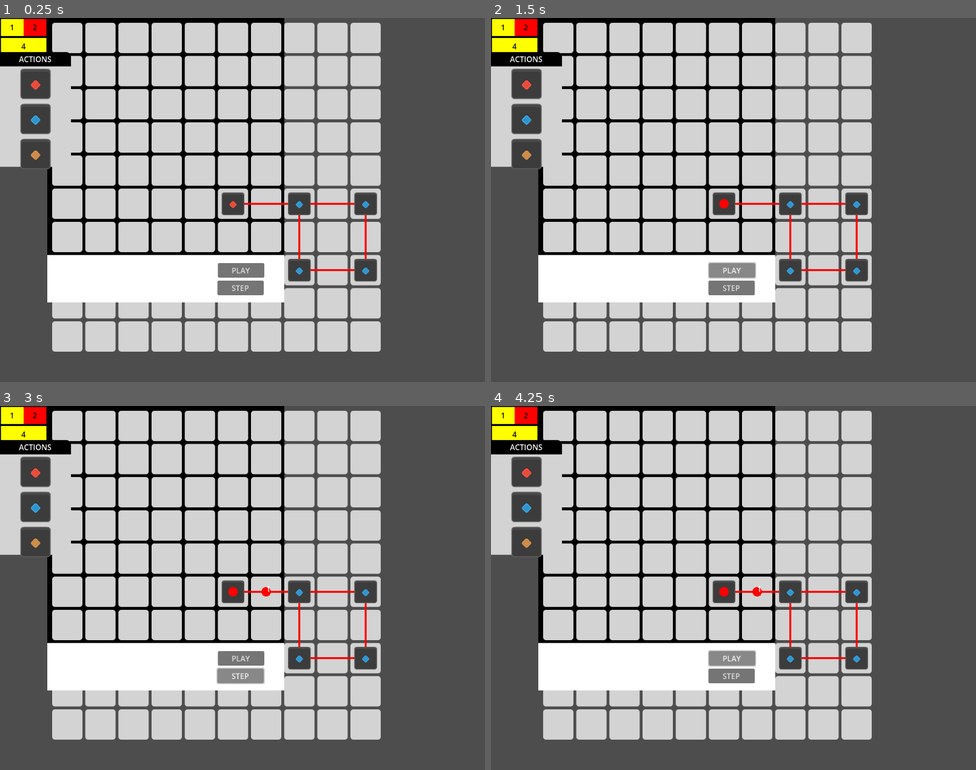
Above: before the commit, frames 1-4 (two rows, left to right).
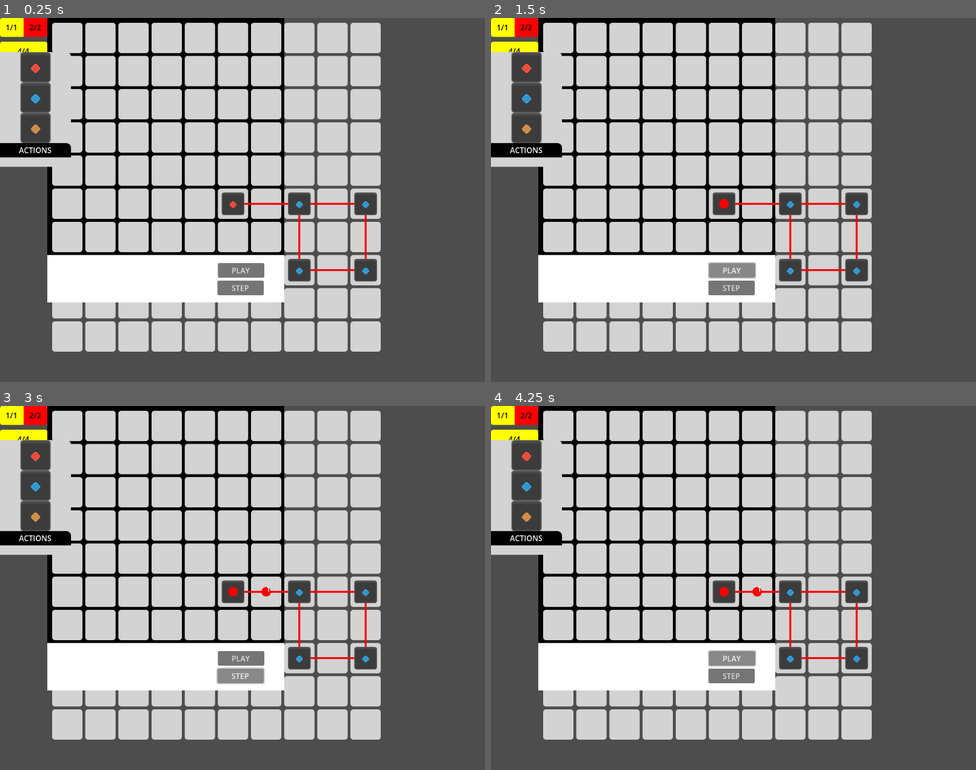
Above: after the commit, the same moments.

Repository: ricoapon/planet-cell
Game: Godot game, scene res://Scenes/menu.tscn
The game is run twice, just before and just after one commit, with the same random seed, the same clock (stepped at 60 frames per second) and the same inputs.
Inputs:
- Up to frame 1 (0.25 s): no input
- Up to frame 2 (1.5 s): click "STEP" at 0.5 s; click "PLAY" at 1.25 s
- Up to frame 3 (3 s): click "PLAY" at 2 s; click "STEP" at 2.75 s
- Up to frame 4 (4.25 s): click "PLAY" at 3.5 s

The runs differ from the first frame. In frame 1, 2.1% of the frame differs, in the area x 0-15%, y 0-42%; in frame 2, 2.1%; in frame 3, 2.1%; in frame 4, 2.1%.
Error in both runs: Invalid call. Nonexistent function 'next_step' in base 'Nil'. (res://Scenes/Menu.gd:50)

Commit message:
Improve views

Diff:
--- a/Scenes/Menu.gd
+++ b/Scenes/Menu.gd
@@ -23,7 +23,7 @@
 	ordered_output.add_output_to_current_row(row1)
 	ordered_output.next_row()
 	ordered_output.add_output_to_current_row(row2)
-	$OrderedOutputView.init(ordered_output)
+	$OrderedOutputView.init(ordered_output, ordered_output)
 
 	# Just a test case for easy setup.
 	$Middle/GridView.place_block(Coordinate.new(5, 5), StarterBlock.new())
--- a/Scenes/components/menu/SidePanel.gd
+++ /dev/null
@@ -1 +0,0 @@
-extends Panel
--- a/Scenes/components/menu/SidePanel.tscn
+++ b/Scenes/components/menu/SidePanel.tscn
@@ -1,6 +1,4 @@
-[gd_scene load_steps=4 format=3 uid="uid://dc4mry44mnibi"]
-
-[ext_resource type="Script" uid="uid://djqte4131b6mr" path="res://scenes/components/menu/SidePanel.gd" id="1_nrlv3"]
+[gd_scene load_steps=3 format=3 uid="uid://dc4mry44mnibi"]
 
 [sub_resource type="StyleBoxFlat" id="StyleBoxFlat_eic27"]
 bg_color = Color(0.827451, 0.827451, 0.827451, 1)
@@ -12,20 +10,24 @@
 corner_radius_top_right = 10
 corner_detail = 10
 
-[node name="SidePanel" type="Panel"]
-offset_top = 1.0
-offset_right = 150.0
-offset_bottom = 71.0
-theme_override_styles/panel = SubResource("StyleBoxFlat_eic27")
-script = ExtResource("1_nrlv3")
-
-[node name="Panel" type="Panel" parent="."]
-layout_mode = 0
+[node name="SidePanel" type="PanelContainer"]
+custom_minimum_size = Vector2(150, 0)
 offset_right = 150.0
 offset_bottom = 30.0
+size_flags_vertical = 6
+theme_override_styles/panel = SubResource("StyleBoxFlat_eic27")
+
+[node name="VBoxContainer" type="VBoxContainer" parent="."]
+layout_mode = 2
+theme_override_constants/separation = 0
+
+[node name="Panel" type="Panel" parent="VBoxContainer"]
+custom_minimum_size = Vector2(150, 30)
+layout_mode = 2
+size_flags_vertical = 0
 theme_override_styles/panel = SubResource("StyleBoxFlat_nrlv3")
 
-[node name="Label" type="Label" parent="Panel"]
+[node name="Label" type="Label" parent="VBoxContainer/Panel"]
 layout_mode = 0
 offset_right = 150.0
 offset_bottom = 30.0
@@ -33,10 +35,13 @@
 horizontal_alignment = 1
 vertical_alignment = 1
 
-[node name="VBoxContainer" type="VBoxContainer" parent="."]
-layout_mode = 0
-offset_left = 5.0
-offset_top = 35.0
-offset_right = 145.0
-offset_bottom = 75.0
+[node name="MarginContainer" type="MarginContainer" parent="VBoxContainer"]
+layout_mode = 2
+theme_override_constants/margin_left = 10
+theme_override_constants/margin_top = 8
+theme_override_constants/margin_right = 10
+theme_override_constants/margin_bottom = 8
+
+[node name="VBoxContainer" type="VBoxContainer" parent="VBoxContainer/MarginContainer"]
+layout_mode = 2
 theme_override_constants/separation = 10
--- a/Scenes/components/output/OrderedOutputView.gd
+++ b/Scenes/components/output/OrderedOutputView.gd
@@ -3,13 +3,19 @@
 
 @onready var SingleOutputViewScene = preload("res://scenes/components/output/SingleOutputView.tscn")
 
-var ordered_output: OrderedOutput
+var actual_ordered_output: OrderedOutput
+var expected_ordered_output: OrderedOutput
 
-func init(_ordered_output):
-	ordered_output = _ordered_output
+func init(_actual_ordered_output: OrderedOutput, _expected_ordered_output: OrderedOutput):
+	expected_ordered_output = _expected_ordered_output
+	# This happens on the edit screen.
+	if _actual_ordered_output != null:
+		actual_ordered_output = _actual_ordered_output
+	else:
+		actual_ordered_output = OrderedOutput.new()
 
-	for output in ordered_output.outputs():
+	for i in expected_ordered_output.outputs().size():
 		var output_view: SingleOutputView = SingleOutputViewScene.instantiate()
 		add_child(output_view)
-		output_view.init(output)
+		output_view.init(actual_ordered_output.outputs()[i], expected_ordered_output.outputs()[i])
 		output_view.size = Vector2(100, 40)
--- a/Scenes/components/output/OrderedOutputView.tscn
+++ b/Scenes/components/output/OrderedOutputView.tscn
@@ -4,6 +4,7 @@
 
 [node name="OrderedOutputView" type="VBoxContainer"]
 offset_right = 100.0
-offset_bottom = 500.0
-theme_override_constants/separation = 0
+size_flags_horizontal = 3
+size_flags_vertical = 3
+theme_override_constants/separation = 10
 script = ExtResource("1_7fhat")
--- a/Scenes/components/output/SingleColorView.gd
+++ b/Scenes/components/output/SingleColorView.gd
@@ -1,5 +1,5 @@
 class_name SingleColorView
-extends ColorRect
+extends Panel
 
 const OUTPUT_TO_COLOR: Dictionary[SingleOutput.OutputColor, Color] = {
 	SingleOutput.OutputColor.YELLOW: Color.YELLOW,
@@ -8,8 +8,21 @@
 	SingleOutput.OutputColor.GREEN: Color.GREEN
 }
 
-func init(output_color: SingleOutput.OutputColor, times: int):
-	color = OUTPUT_TO_COLOR[output_color]
+const CORNER_RADIUS = 5
+
+func init(output_color: SingleOutput.OutputColor, times_actual: int, times_expected: int):
+	var style = StyleBoxFlat.new()
+	style.set_corner_detail(10)
+	style.bg_color = OUTPUT_TO_COLOR[output_color]
+	add_theme_stylebox_override("panel", style)
 	size_flags_horizontal = Control.SIZE_EXPAND_FILL
 	size_flags_vertical = Control.SIZE_FILL
-	$Label.text = str(times)
+	$Label.text = str(times_actual) + "/" + str(times_expected)
+
+func use_rounded_corners_left():
+	get_theme_stylebox("panel").corner_radius_top_left = CORNER_RADIUS
+	get_theme_stylebox("panel").corner_radius_bottom_left = CORNER_RADIUS
+
+func use_rounded_corners_right():
+	get_theme_stylebox("panel").corner_radius_top_right = CORNER_RADIUS
+	get_theme_stylebox("panel").corner_radius_bottom_right = CORNER_RADIUS
--- a/Scenes/components/output/SingleColorView.tscn
+++ b/Scenes/components/output/SingleColorView.tscn
@@ -2,7 +2,7 @@
 
 [ext_resource type="Script" uid="uid://dfgsyufp4mocr" path="res://scenes/components/output/SingleColorView.gd" id="1_blx6d"]
 
-[node name="SingleColor" type="ColorRect"]
+[node name="SingleColor" type="Panel"]
 offset_right = 40.0
 offset_bottom = 40.0
 script = ExtResource("1_blx6d")
@@ -15,6 +15,6 @@
 grow_horizontal = 2
 grow_vertical = 2
 theme_override_colors/font_color = Color(0, 0, 0, 1)
-text = "5"
+text = "2/2"
 horizontal_alignment = 1
 vertical_alignment = 1
--- a/Scenes/components/output/SingleOutputView.gd
+++ b/Scenes/components/output/SingleOutputView.gd
@@ -3,13 +3,24 @@
 
 @onready var SingleColorViewScene = preload("res://scenes/components/output/SingleColorView.tscn")
 
-var output: SingleOutput
+var actual_output: SingleOutput
+var expected_output: SingleOutput
 
-func init(_output: SingleOutput):
-	output = _output
+func init(_actual_output: SingleOutput, _expected_output: SingleOutput):
+	expected_output = _expected_output
+	# It can be that there is no actual output yet, so we deal with that without problems.
+	if _actual_output != null:
+		actual_output = _actual_output
+	else:
+		actual_output = SingleOutput.new()
+
 	custom_minimum_size = Vector2(100, 40)
 	for color in SingleOutput.OutputColor.values():
-		if output.times_color_is_present(color) > 0:
-				var view = SingleColorViewScene.instantiate()
-				$HBoxContainer.add_child(view)
-				view.init(color, output.times_color_is_present(color))
+		if expected_output.times_color_is_present(color) > 0:
+				var view: SingleColorView = SingleColorViewScene.instantiate()
+				add_child(view)
+				view.init(color, actual_output.times_color_is_present(color), expected_output.times_color_is_present(color))
+
+	if not get_children().is_empty():
+		(get_child(0) as SingleColorView).use_rounded_corners_left()
+		(get_child(-1) as SingleColorView).use_rounded_corners_right()
--- a/Scenes/components/output/SingleOutputView.tscn
+++ b/Scenes/components/output/SingleOutputView.tscn
@@ -1,26 +1,10 @@
-[gd_scene load_steps=3 format=3 uid="uid://41d2aev172hl"]
+[gd_scene load_steps=2 format=3 uid="uid://41d2aev172hl"]
 
 [ext_resource type="Script" uid="uid://cjwcr58c6wivc" path="res://scenes/components/output/SingleOutputView.gd" id="1_dmjau"]
 
-[sub_resource type="StyleBoxFlat" id="StyleBoxFlat_dmjau"]
-draw_center = false
-border_width_left = 2
-border_width_top = 2
-border_width_right = 2
-border_width_bottom = 2
-border_color = Color(0, 0, 0, 1)
-
-[node name="SingleOutputView" type="Panel"]
-offset_right = 100.0
-offset_bottom = 40.0
-theme_override_styles/panel = SubResource("StyleBoxFlat_dmjau")
+[node name="SingleOutputView" type="HBoxContainer"]
+offset_right = 140.0
+size_flags_horizontal = 3
+size_flags_vertical = 3
+theme_override_constants/separation = 0
 script = ExtResource("1_dmjau")
-
-[node name="HBoxContainer" type="HBoxContainer" parent="."]
-layout_mode = 0
-offset_left = 2.0
-offset_top = 2.0
-offset_right = 98.0
-offset_bottom = 38.0
-theme_override_constants/separation = 0
-alignment = 1
--- /dev/null
+++ b/Scenes/screens/EditGridScreen.gd
@@ -0,0 +1,15 @@
+extends Control
+
+func _ready():
+	var row1 = SingleOutput.new()
+	row1.add_color(SingleOutput.OutputColor.YELLOW, 1)
+	row1.add_color(SingleOutput.OutputColor.RED, 2)
+	var row2 = SingleOutput.new()
+	row2.add_color(SingleOutput.OutputColor.YELLOW, 4)
+	var ordered_output = OrderedOutput.new()
+	ordered_output.next_row()
+	ordered_output.add_output_to_current_row(row1)
+	ordered_output.next_row()
+	ordered_output.add_output_to_current_row(row2)
+	var ordered_output_view = $VBoxContainer/ExpectedSidePanel/VBoxContainer/MarginContainer/VBoxContainer/OrderedOutputView
+	ordered_output_view.init(ordered_output, ordered_output)
--- a/Scenes/screens/EditGridScreen.tscn
+++ b/Scenes/screens/EditGridScreen.tscn
@@ -1,16 +1,19 @@
-[gd_scene load_steps=6 format=3 uid="uid://cky1vttdixbsd"]
+[gd_scene load_steps=8 format=3 uid="uid://cky1vttdixbsd"]
 
 [ext_resource type="Texture2D" uid="uid://bjwctq5vw5sjq" path="res://assets/Background.jpg" id="1_r23i0"]
+[ext_resource type="Script" uid="uid://b66xlanl20bu2" path="res://scenes/screens/EditGridScreen.gd" id="1_s8851"]
 [ext_resource type="PackedScene" uid="uid://dc4mry44mnibi" path="res://scenes/components/menu/SidePanel.tscn" id="2_4v46g"]
 [ext_resource type="PackedScene" uid="uid://8nqls1sw4xn" path="res://scenes/components/menu/ButtonWithIcon.tscn" id="3_7god6"]
 [ext_resource type="PackedScene" uid="uid://qppng80r2fw1" path="res://scenes/components/blocks/DraggableBlock.tscn" id="4_gaef8"]
 [ext_resource type="PackedScene" uid="uid://cj5037ryd1xpn" path="res://scenes/components/grids/GridView.tscn" id="5_npwm7"]
+[ext_resource type="PackedScene" uid="uid://b7ack6a2rvejj" path="res://scenes/components/output/OrderedOutputView.tscn" id="6_jvhwy"]
 
 [node name="EditGridScreen" type="Control"]
 layout_mode = 3
 anchors_preset = 0
 offset_right = 1024.0
 offset_bottom = 768.0
+script = ExtResource("1_s8851")
 
 [node name="Background" type="TextureRect" parent="."]
 layout_mode = 0
@@ -19,76 +22,69 @@
 texture = ExtResource("1_r23i0")
 expand_mode = 1
 
-[node name="ActionsSidePanel" parent="." instance=ExtResource("2_4v46g")]
-layout_mode = 0
-offset_top = 50.0
-offset_bottom = 247.0
-
-[node name="PlayButton" parent="ActionsSidePanel/VBoxContainer" index="0" instance=ExtResource("3_7god6")]
-layout_mode = 2
-
-[node name="StepButton" parent="ActionsSidePanel/VBoxContainer" index="1" instance=ExtResource("3_7god6")]
-layout_mode = 2
-text = "STEP"
-
-[node name="StopButton" parent="ActionsSidePanel/VBoxContainer" index="2" instance=ExtResource("3_7god6")]
-layout_mode = 2
-text = "STOP"
-
-[node name="SpeedButton" parent="ActionsSidePanel/VBoxContainer" index="3" instance=ExtResource("3_7god6")]
-layout_mode = 2
-text = "SPEED x1"
-
-[node name="ButtonsSidePanel" parent="." instance=ExtResource("2_4v46g")]
-layout_mode = 0
-offset_top = 274.0
-offset_bottom = 453.0
-
-[node name="Label" parent="ButtonsSidePanel/Panel" index="0"]
-text = "BUTTONS"
-
-[node name="HBoxContainer" type="HBoxContainer" parent="ButtonsSidePanel/VBoxContainer" index="0"]
-layout_mode = 2
-theme_override_constants/separation = 12
-
-[node name="StarterBlock" parent="ButtonsSidePanel/VBoxContainer/HBoxContainer" instance=ExtResource("4_gaef8")]
-layout_mode = 2
-size_flags_horizontal = 4
-size_flags_vertical = 4
-block_type = 2
-
-[node name="OutputBlock" parent="ButtonsSidePanel/VBoxContainer/HBoxContainer" instance=ExtResource("4_gaef8")]
-layout_mode = 2
-size_flags_horizontal = 4
-size_flags_vertical = 4
-
-[node name="HBoxContainer2" type="HBoxContainer" parent="ButtonsSidePanel/VBoxContainer" index="1"]
-layout_mode = 2
-theme_override_constants/separation = 12
-
-[node name="SplitBlock" parent="ButtonsSidePanel/VBoxContainer/HBoxContainer2" instance=ExtResource("4_gaef8")]
-layout_mode = 2
-size_flags_horizontal = 4
-size_flags_vertical = 4
-block_type = 1
-
-[node name="ExpectedSidePanel" parent="." instance=ExtResource("2_4v46g")]
-layout_mode = 0
-offset_top = 487.0
-offset_bottom = 712.0
-
-[node name="Label" parent="ExpectedSidePanel/Panel" index="0"]
-text = "EXPECTED"
-
-[node name="VBoxContainer" parent="ExpectedSidePanel" index="1"]
-offset_bottom = 218.0
-
 [node name="GridView" parent="." instance=ExtResource("5_npwm7")]
 offset_left = 265.0
 offset_top = 37.0
 offset_right = 983.0
 offset_bottom = 737.0
+script = null
 
-[editable path="ActionsSidePanel"]
-[editable path="ButtonsSidePanel"]
-[editable path="ExpectedSidePanel"]
+[node name="VBoxContainer" type="VBoxContainer" parent="."]
+layout_mode = 0
+offset_top = 52.0
+offset_right = 140.0
+offset_bottom = 352.0
+theme_override_constants/separation = 20
+
+[node name="ActionsSidePanel" parent="VBoxContainer" instance=ExtResource("2_4v46g")]
+layout_mode = 2
+
+[node name="SpeedButton" parent="VBoxContainer/ActionsSidePanel/VBoxContainer/MarginContainer/VBoxContainer" index="0" instance=ExtResource("3_7god6")]
+layout_mode = 2
+text = "SPEED x1"
+
+[node name="StopButton" parent="VBoxContainer/ActionsSidePanel/VBoxContainer/MarginContainer/VBoxContainer" index="1" instance=ExtResource("3_7god6")]
+layout_mode = 2
+text = "STOP"
+
+[node name="StepButton" parent="VBoxContainer/ActionsSidePanel/VBoxContainer/MarginContainer/VBoxContainer" index="2" instance=ExtResource("3_7god6")]
+layout_mode = 2
+text = "STEP"
+
+[node name="PlayButton" parent="VBoxContainer/ActionsSidePanel/VBoxContainer/MarginContainer/VBoxContainer" index="3" instance=ExtResource("3_7god6")]
+layout_mode = 2
+
+[node name="BlocksSidePanel" parent="VBoxContainer" instance=ExtResource("2_4v46g")]
+layout_mode = 2
+
+[node name="Label" parent="VBoxContainer/BlocksSidePanel/VBoxContainer/Panel" index="0"]
+text = "BLOCKS"
+
+[node name="HBoxContainer" type="HBoxContainer" parent="VBoxContainer/BlocksSidePanel/VBoxContainer/MarginContainer/VBoxContainer" index="0"]
+layout_mode = 2
+theme_override_constants/separation = 12
+
+[node name="DraggableBlock" parent="VBoxContainer/BlocksSidePanel/VBoxContainer/MarginContainer/VBoxContainer/HBoxContainer" instance=ExtResource("4_gaef8")]
+layout_mode = 2
+
+[node name="DraggableBlock2" parent="VBoxContainer/BlocksSidePanel/VBoxContainer/MarginContainer/VBoxContainer/HBoxContainer" instance=ExtResource("4_gaef8")]
+layout_mode = 2
+
+[node name="HBoxContainer2" type="HBoxContainer" parent="VBoxContainer/BlocksSidePanel/VBoxContainer/MarginContainer/VBoxContainer" index="1"]
+layout_mode = 2
+
+[node name="DraggableBlock" parent="VBoxContainer/BlocksSidePanel/VBoxContainer/MarginContainer/VBoxContainer/HBoxContainer2" instance=ExtResource("4_gaef8")]
+layout_mode = 2
+
+[node name="ExpectedSidePanel" parent="VBoxContainer" instance=ExtResource("2_4v46g")]
+layout_mode = 2
+
+[node name="Label" parent="VBoxContainer/ExpectedSidePanel/VBoxContainer/Panel" index="0"]
+text = "EXPECTED"
+
+[node name="OrderedOutputView" parent="VBoxContainer/ExpectedSidePanel/VBoxContainer/MarginContainer/VBoxContainer" index="0" instance=ExtResource("6_jvhwy")]
+layout_mode = 2
+
+[editable path="VBoxContainer/ActionsSidePanel"]
+[editable path="VBoxContainer/BlocksSidePanel"]
+[editable path="VBoxContainer/ExpectedSidePanel"]
Not shown, removed: Scenes/components/menu/SidePanel.gd.uid
Not shown, added: Scenes/screens/EditGridScreen.gd.uid
